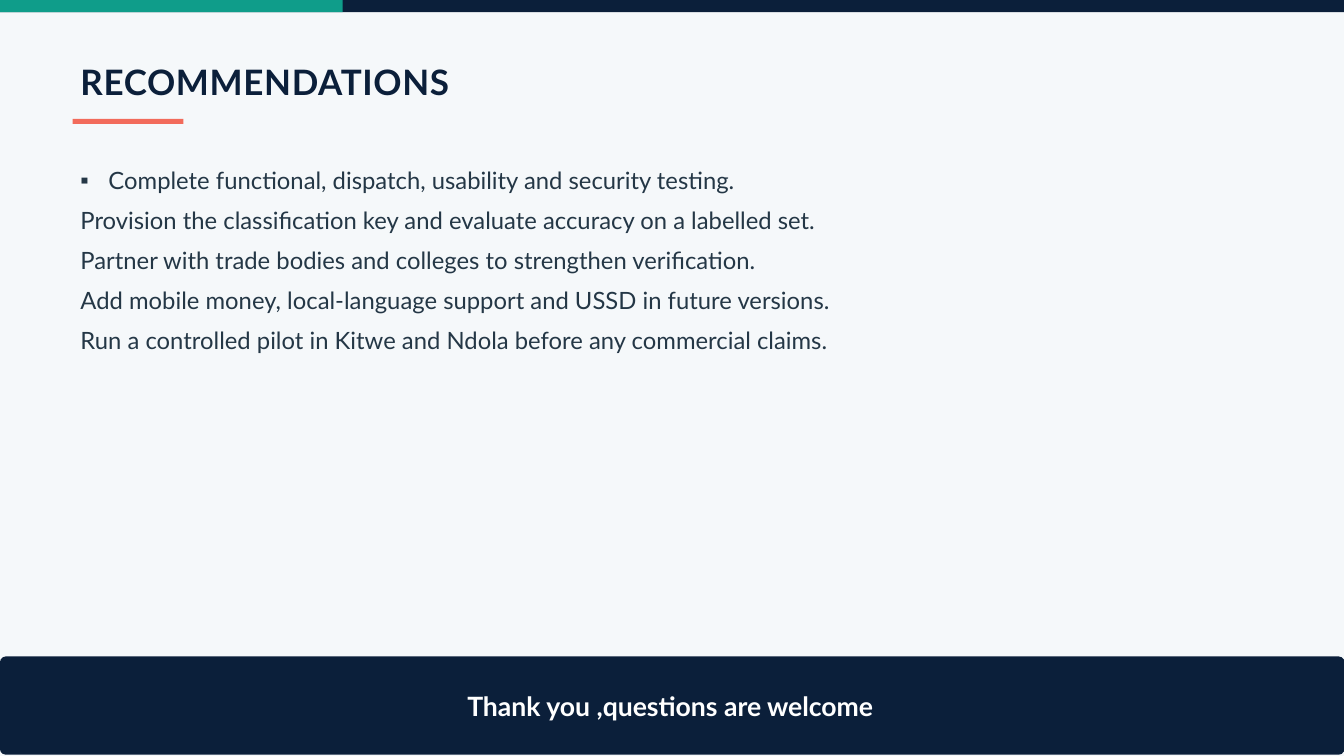
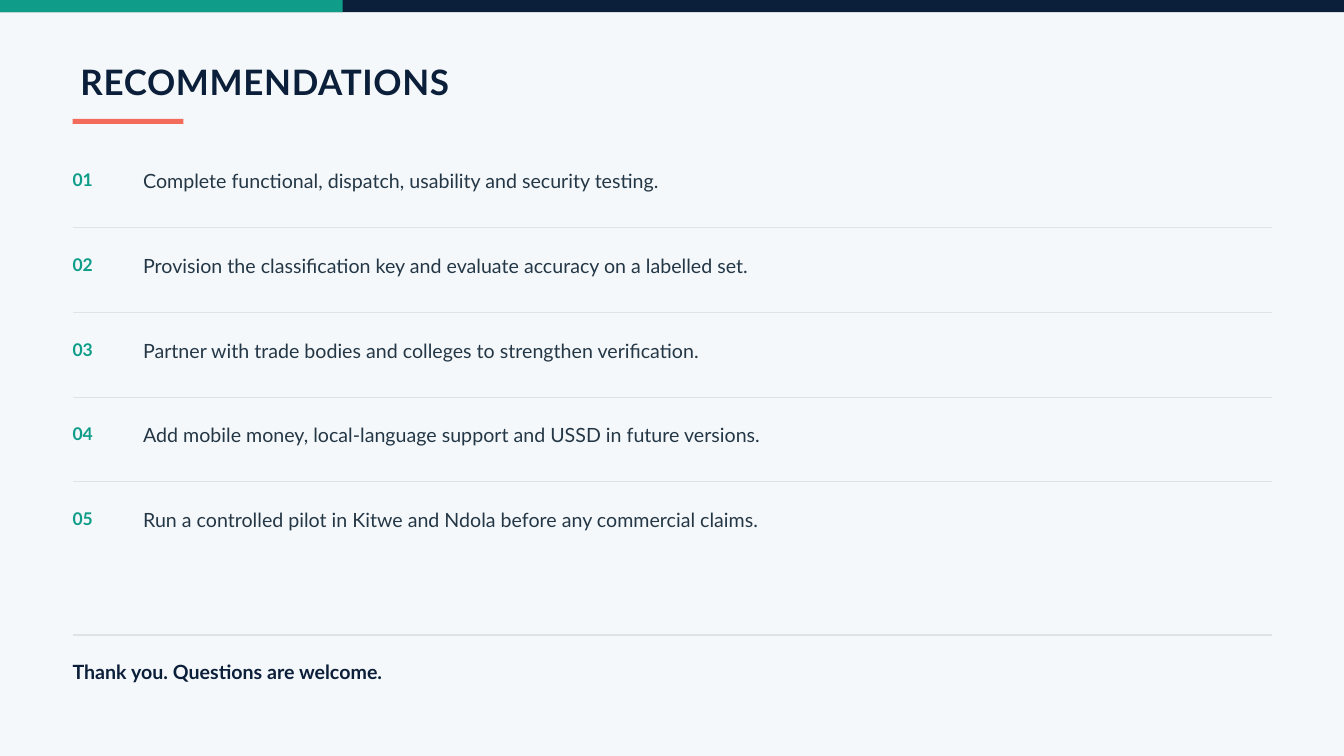
Before and after one commit to malama996/Umodzi-Conneckt, a slide deck: slide 14 of Umodzi_Connect_Defence_Package/Umodzi_Connect_Final_Defence_Presentation.pptx. Drawn at 1344x756 pixels with LibreOffice and Linux fonts; fonts in the diff are those of the drawing. Boxes give left, top, right and bottom in pixels: in the first picture for what was removed or moved away, otherwise in the second. Text is boxed around its words. In the diff, an @@ line names an element or a change of style, - is before the commit and + after.

```diff
--- a/Umodzi_Connect_Defence_Package/Umodzi_Connect_Final_Defence_Presentation.pptx
+++ b/Umodzi_Connect_Defence_Package/Umodzi_Connect_Final_Defence_Presentation.pptx
@@ text added at (73, 173, 93, 186), 12.5 pt, text #0F9D8A, bold @@
+01
@@ text removed at (80, 171, 830, 353) @@
-▪ Complete functional, dispatch, usability and security testing.
-Provision the classification key and evaluate accuracy on a labelled set.
-Partner with trade bodies and colleges to strengthen verification.
-Add mobile money, local-language support and USSD in future versions.
-Run a controlled pilot in Kitwe and Ndola before any commercial claims.
@@ text added at (143, 173, 659, 192), 14 pt, text #243746 @@
+Complete functional, dispatch, usability and security testing.
@@ line added from (73, 228) to (1272, 228), #DCE4E9 0.5 pt @@
@@ text added at (73, 258, 93, 271), 12.5 pt, text #0F9D8A, bold @@
+02
@@ text added at (143, 258, 747, 277), 14 pt, text #243746 @@
+Provision the classification key and evaluate accuracy on a labelled set.
@@ line added from (73, 313) to (1272, 313), #DCE4E9 0.5 pt @@
@@ text added at (73, 343, 93, 356), 12.5 pt, text #0F9D8A, bold @@
+03
@@ text added at (143, 343, 699, 362), 14 pt, text #243746 @@
+Partner with trade bodies and colleges to strengthen verification.
@@ line added from (73, 397) to (1272, 397), #DCE4E9 0.5 pt @@
@@ text added at (73, 427, 93, 440), 12.5 pt, text #0F9D8A, bold @@
+04
@@ text added at (143, 427, 760, 446), 14 pt, text #243746 @@
+Add mobile money, local-language support and USSD in future versions.
@@ line added from (73, 482) to (1272, 482), #DCE4E9 0.5 pt @@
@@ text added at (73, 512, 93, 525), 12.5 pt, text #0F9D8A, bold @@
+05
@@ text added at (143, 512, 758, 531), 14 pt, text #243746 @@
+Run a controlled pilot in Kitwe and Ndola before any commercial claims.
@@ rounded rectangle removed at (0, 656, 1344, 754) @@
@@ text "Thank you. Questions are welcome." at (73, 664, 382, 683): vertical alignment middle to top @@
@@ line added from (73, 635) to (1272, 635), #DCE4E9 1 pt @@
@@ text at (73, 664, 382, 683): text changed; size 19 to 14 pt; text colour #FFFFFF to #0B1F3A @@
-Thank you ,questions are welcome
+Thank you. Questions are welcome.
```
Also in this commit, not shown: 9 other slides changed, 2 slides added, 2 slides removed, 2 other files.
